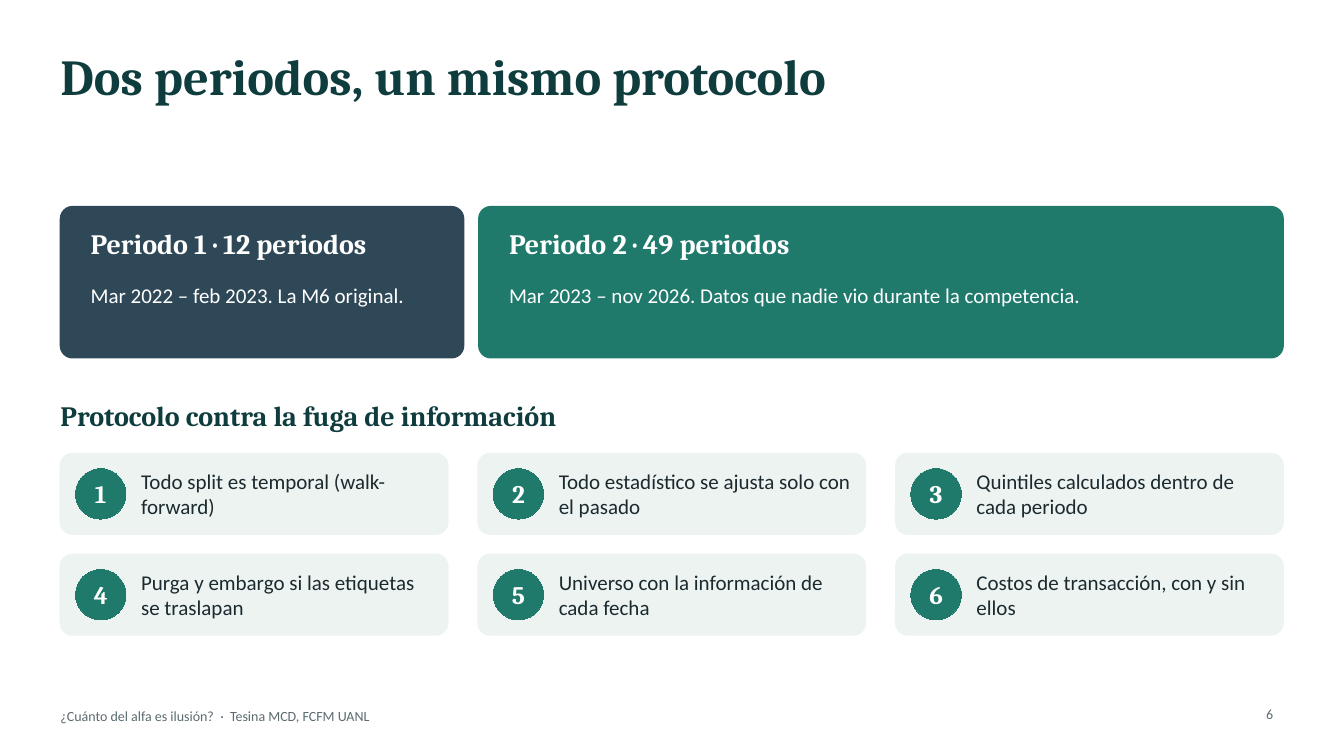
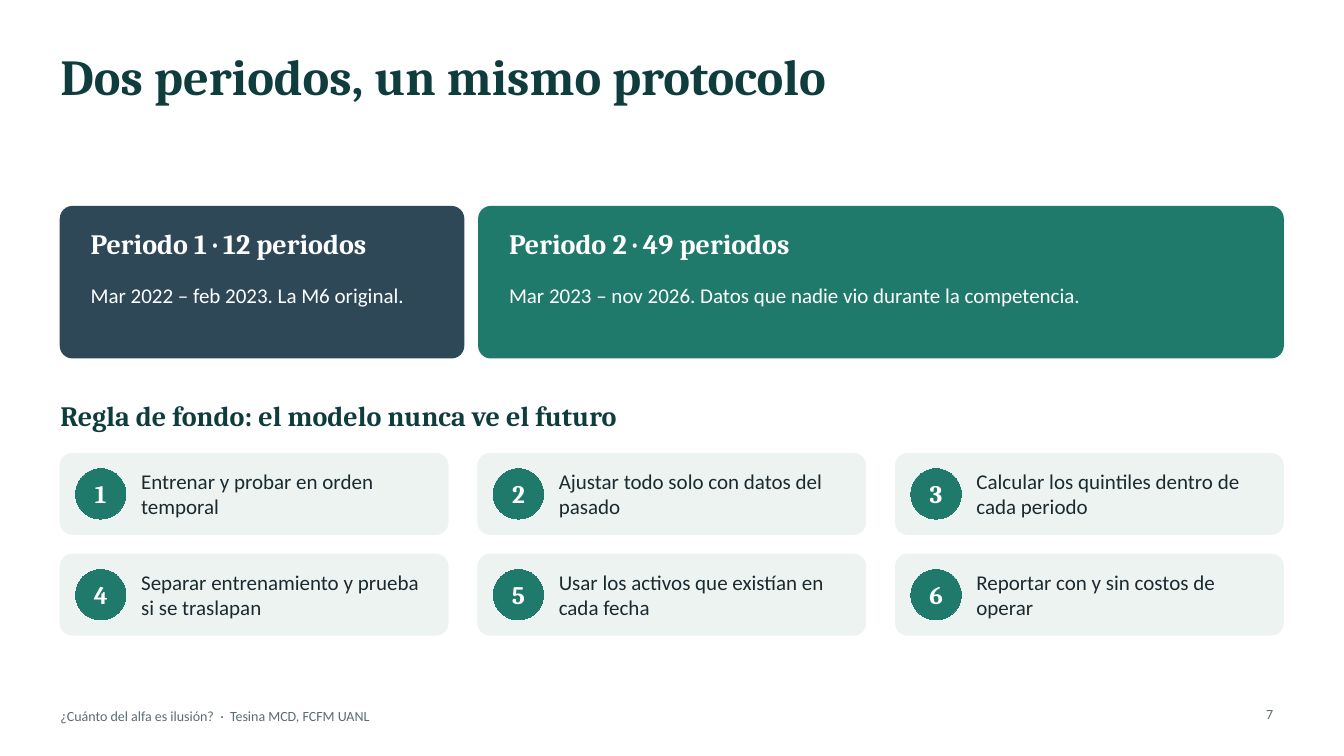
Before and after one commit to marcgym2/tesina-m6, a slide deck: slide 7 of thesis/slides/tesina_defensa.pptx (slide 6 before the commit). Drawn at 1344x756 pixels with LibreOffice and Linux fonts; fonts in the diff are those of the drawing. Boxes give left, top, right and bottom in pixels: in the first picture for what was removed or moved away, otherwise in the second. Text is boxed around its words. In the diff, an @@ line names an element or a change of style, - is before the commit and + after.

```diff
--- a/thesis/slides/tesina_defensa.pptx
+++ b/thesis/slides/tesina_defensa.pptx
@@ text at [60,406,616,432]: text changed @@
-Protocolo contra la fuga de información
+Regla de fondo: el modelo nunca ve el futuro
@@ text at [141,474,373,518]: text changed @@
-Todo split es temporal (walk-forward)
+Entrenar y probar en orden temporal
@@ text at [559,474,822,518]: text changed @@
-Todo estadístico se ajusta solo con el pasado
+Ajustar todo solo con datos del pasado
@@ text at [976,474,1239,518]: text changed @@
-Quintiles calculados dentro de cada periodo
+Calcular los quintiles dentro de cada periodo
@@ text at [141,575,419,619]: text changed @@
-Purga y embargo si las etiquetas se traslapan
+Separar entrenamiento y prueba si se traslapan
@@ text at [559,575,823,615]: text changed @@
-Universo con la información de cada fecha
+Usar los activos que existían en cada fecha
@@ text at [976,575,1214,619]: text changed @@
-Costos de transacción, con y sin ellos
+Reportar con y sin costos de operar
@@ page number at [1266,710,1273,719]: text changed @@
-6
+7
```
Also in this commit, not shown: 11 other slides changed, 3 slides added, 1 slide removed, 1 other file.
